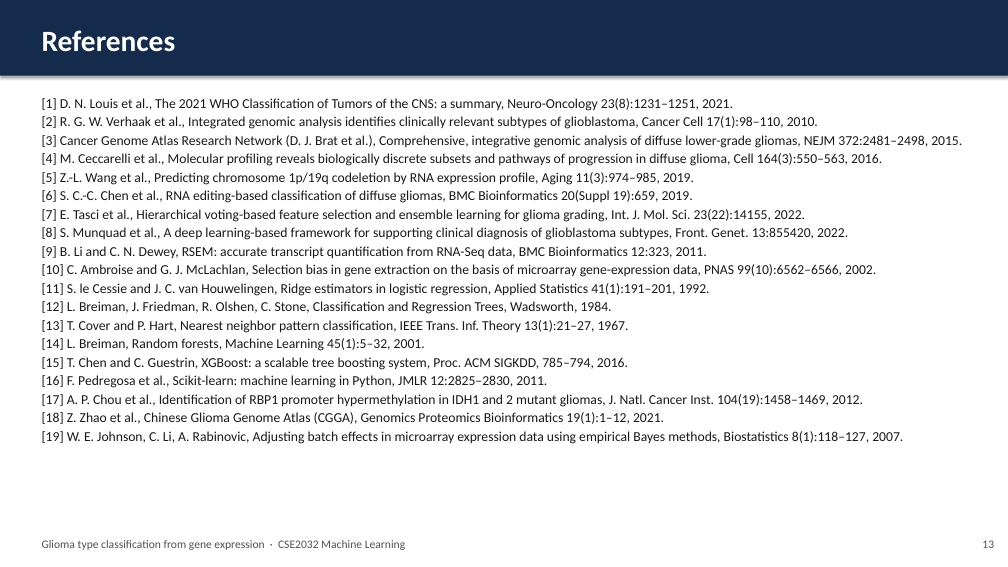
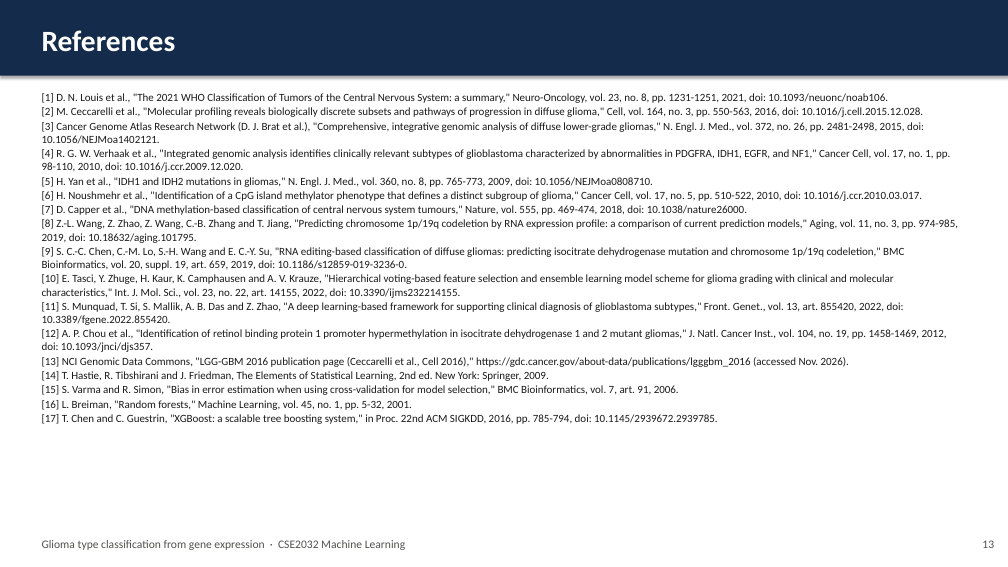
Before and after one commit to isitraghav/glioma-classification-ml, a slide deck: slide 14 of report/Final_Presentation.pptx. Drawn at 1008x567 pixels with LibreOffice and Linux fonts; fonts in the diff are those of the drawing. Boxes give left, top, right and bottom in pixels: in the first picture for what was removed or moved away, otherwise in the second. Text is boxed around its words. In the diff, an @@ line names an element or a change of style, - is before the commit and + after.

```diff
--- a/report/Final_Presentation.pptx
+++ b/report/Final_Presentation.pptx
@@ text at [42,93,958,424]: text changed; size 13 to 10.5 pt @@
-[1] D. N. Louis et al., The 2021 WHO Classification of Tumors of the CNS: a summary, Neuro-Oncology 23(8):1231–1251, 2021.
-[2] R. G. W. Verhaak et al., Integrated genomic analysis identifies clinically relevant subtypes of glioblastoma, Cancer Cell 17(1):98–110, 2010.
-[3] Cancer Genome Atlas Research Network (D. J. Brat et al.), Comprehensive, integrative genomic analysis of diffuse lower-grade gliomas, NEJM 372:2481–2498, 2015.
-[4] M. Ceccarelli et al., Molecular profiling reveals biologically discrete subsets and pathways of progression in diffuse glioma, Cell 164(3):550–563, 2016.
-[5] Z.-L. Wang et al., Predicting chromosome 1p/19q codeletion by RNA expression profile, Aging 11(3):974–985, 2019.
-[6] S. C.-C. Chen et al., RNA editing-based classification of diffuse gliomas, BMC Bioinformatics 20(Suppl 19):659, 2019.
-[7] E. Tasci et al., Hierarchical voting-based feature selection and ensemble learning for glioma grading, Int. J. Mol. Sci. 23(22):14155, 2022.
-[8] S. Munquad et al., A deep learning-based framework for supporting clinical diagnosis of glioblastoma subtypes, Front. Genet. 13:855420, 2022.
-[9] B. Li and C. N. Dewey, RSEM: accurate transcript quantification from RNA-Seq data, BMC Bioinformatics 12:323, 2011.
-[10] C. Ambroise and G. J. McLachlan, Selection bias in gene extraction on the basis of microarray gene-expression data, PNAS 99(10):6562–6566, 2002.
-[11] S. le Cessie and J. C. van Houwelingen, Ridge estimators in logistic regression, Applied Statistics 41(1):191–201, 1992.
-[12] L. Breiman, J. Friedman, R. Olshen, C. Stone, Classification and Regression Trees, Wadsworth, 1984.
-[13] T. Cover and P. Hart, Nearest neighbor pattern classification, IEEE Trans. Inf. Theory 13(1):21–27, 1967.
-[14] L. Breiman, Random forests, Machine Learning 45(1):5–32, 2001.
-[15] T. Chen and C. Guestrin, XGBoost: a scalable tree boosting system, Proc. ACM SIGKDD, 785–794, 2016.
-[16] F. Pedregosa et al., Scikit-learn: machine learning in Python, JMLR 12:2825–2830, 2011.
-[17] A. P. Chou et al., Identification of RBP1 promoter hypermethylation in IDH1 and 2 mutant gliomas, J. Natl. Cancer Inst. 104(19):1458–1469, 2012.
-[18] Z. Zhao et al., Chinese Glioma Genome Atlas (CGGA), Genomics Proteomics Bioinformatics 19(1):1–12, 2021.
-[19] W. E. Johnson, C. Li, A. Rabinovic, Adjusting batch effects in microarray expression data using empirical Bayes methods, Biostatistics 8(1):118–127, 2007.
+[1] D. N. Louis et al., "The 2021 WHO Classification of Tumors of the Central Nervous System: a summary," Neuro-Oncology, vol. 23, no. 8, pp. 1231-1251, 2021, doi: 10.1093/neuonc/noab106.
+[2] M. Ceccarelli et al., "Molecular profiling reveals biologically discrete subsets and pathways of progression in diffuse glioma," Cell, vol. 164, no. 3, pp. 550-563, 2016, doi: 10.1016/j.cell.2015.12.028.
+[3] Cancer Genome Atlas Research Network (D. J. Brat et al.), "Comprehensive, integrative genomic analysis of diffuse lower-grade gliomas," N. Engl. J. Med., vol. 372, no. 26, pp. 2481-2498, 2015, doi: 10.1056/NEJMoa1402121.
+[4] R. G. W. Verhaak et al., "Integrated genomic analysis identifies clinically relevant subtypes of glioblastoma characterized by abnormalities in PDGFRA, IDH1, EGFR, and NF1," Cancer Cell, vol. 17, no. 1, pp. 98-110, 2010, doi: 10.1016/j.ccr.2009.12.020.
+[5] H. Yan et al., "IDH1 and IDH2 mutations in gliomas," N. Engl. J. Med., vol. 360, no. 8, pp. 765-773, 2009, doi: 10.1056/NEJMoa0808710.
+[6] H. Noushmehr et al., "Identification of a CpG island methylator phenotype that defines a distinct subgroup of glioma," Cancer Cell, vol. 17, no. 5, pp. 510-522, 2010, doi: 10.1016/j.ccr.2010.03.017.
+[7] D. Capper et al., "DNA methylation-based classification of central nervous system tumours," Nature, vol. 555, pp. 469-474, 2018, doi: 10.1038/nature26000.
+[8] Z.-L. Wang, Z. Zhao, Z. Wang, C.-B. Zhang and T. Jiang, "Predicting chromosome 1p/19q codeletion by RNA expression profile: a comparison of current prediction models," Aging, vol. 11, no. 3, pp. 974-985, 2019, doi: 10.18632/aging.101795.
+[9] S. C.-C. Chen, C.-M. Lo, S.-H. Wang and E. C.-Y. Su, "RNA editing-based classification of diffuse gliomas: predicting isocitrate dehydrogenase mutation and chromosome 1p/19q codeletion," BMC Bioinformatics, vol. 20, suppl. 19, art. 659, 2019, doi: 10.1186/s12859-019-3236-0.
+[10] E. Tasci, Y. Zhuge, H. Kaur, K. Camphausen and A. V. Krauze, "Hierarchical voting-based feature selection and ensemble learning model scheme for glioma grading with clinical and molecular characteristics," Int. J. Mol. Sci., vol. 23, no. 22, art. 14155, 2022, doi: 10.3390/ijms232214155.
+[11] S. Munquad, T. Si, S. Mallik, A. B. Das and Z. Zhao, "A deep learning-based framework for supporting clinical diagnosis of glioblastoma subtypes," Front. Genet., vol. 13, art. 855420, 2022, doi: 10.3389/fgene.2022.855420.
+[12] A. P. Chou et al., "Identification of retinol binding protein 1 promoter hypermethylation in isocitrate dehydrogenase 1 and 2 mutant gliomas," J. Natl. Cancer Inst., vol. 104, no. 19, pp. 1458-1469, 2012, doi: 10.1093/jnci/djs357.
+[13] NCI Genomic Data Commons, "LGG-GBM 2016 publication page (Ceccarelli et al., Cell 2016)," https://gdc.cancer.gov/about-data/publications/lgggbm_2016 (accessed Nov. 2026).
+[14] T. Hastie, R. Tibshirani and J. Friedman, The Elements of Statistical Learning, 2nd ed. New York: Springer, 2009.
+[15] S. Varma and R. Simon, "Bias in error estimation when using cross-validation for model selection," BMC Bioinformatics, vol. 7, art. 91, 2006.
+[16] L. Breiman, "Random forests," Machine Learning, vol. 45, no. 1, pp. 5-32, 2001.
+[17] T. Chen and C. Guestrin, "XGBoost: a scalable tree boosting system," in Proc. 22nd ACM SIGKDD, 2016, pp. 785-794, doi: 10.1145/2939672.2939785.
```
Also in this commit, not shown: 12 other slides changed, 23 other files.
